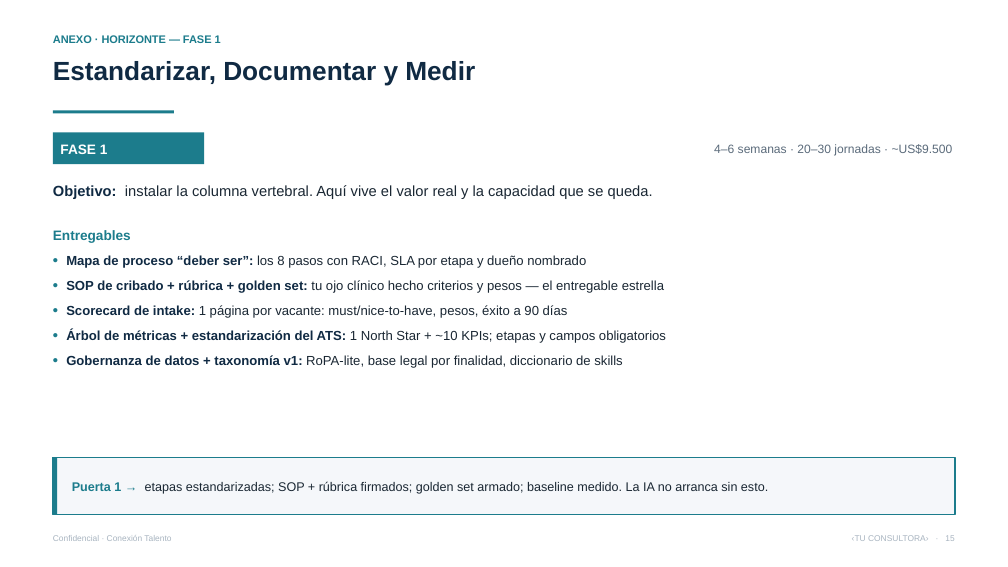
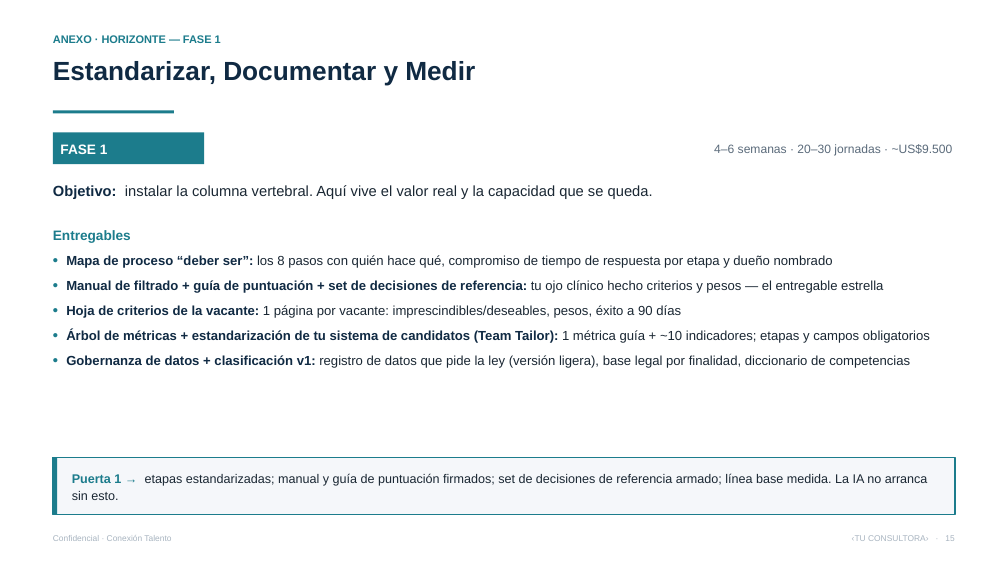
Before and after one commit to vverlaine/conexion-talento-ia, a slide deck: slide 15 of 04-propuesta/Presentacion-Conexion-Talento.pptx. Drawn at 1008x567 pixels with LibreOffice and Linux fonts; fonts in the diff are those of the drawing. Boxes give left, top, right and bottom in pixels: in the first picture for what was removed or moved away, otherwise in the second. Text is boxed around its words. In the diff, an @@ line names an element or a change of style, - is before the commit and + after.

```diff
--- a/04-propuesta/Presentacion-Conexion-Talento.pptx
+++ b/04-propuesta/Presentacion-Conexion-Talento.pptx
@@ text at [66, 255, 930, 368]: text changed @@
-• Mapa de proceso “deber ser”: los 8 pasos con RACI, SLA por etapa y dueño nombrado
-• SOP de cribado + rúbrica + golden set: tu ojo clínico hecho criterios y pesos — el entregable estrella
-• Scorecard de intake: 1 página por vacante: must/nice-to-have, pesos, éxito a 90 días
-• Árbol de métricas + estandarización del ATS: 1 North Star + ~10 KPIs; etapas y campos obligatorios
-• Gobernanza de datos + taxonomía v1: RoPA-lite, base legal por finalidad, diccionario de skills
+• Mapa de proceso “deber ser”: los 8 pasos con quién hace qué, compromiso de tiempo de respuesta por etapa y dueño nombrado
+• Manual de filtrado + guía de puntuación + set de decisiones de referencia: tu ojo clínico hecho criterios y pesos — el entregable estrella
+• Hoja de criterios de la vacante: 1 página por vacante: imprescindibles/deseables, pesos, éxito a 90 días
+• Árbol de métricas + estandarización de tu sistema de candidatos (Team Tailor): 1 métrica guía + ~10 indicadores; etapas y campos obligatorios
+• Gobernanza de datos + clasificación v1: registro de datos que pide la ley (versión ligera), base legal por finalidad, diccionario de competencias
@@ text at [72, 473, 928, 500]: text changed @@
-Puerta 1 → etapas estandarizadas; SOP + rúbrica firmados; golden set armado; baseline medido. La IA no arranca sin esto.
+Puerta 1 → etapas estandarizadas; manual y guía de puntuación firmados; set de decisiones de referencia armado; línea base medida. La IA no arranca sin esto.
```
Also in this commit, not shown: 13 other slides changed, 19 other files.
